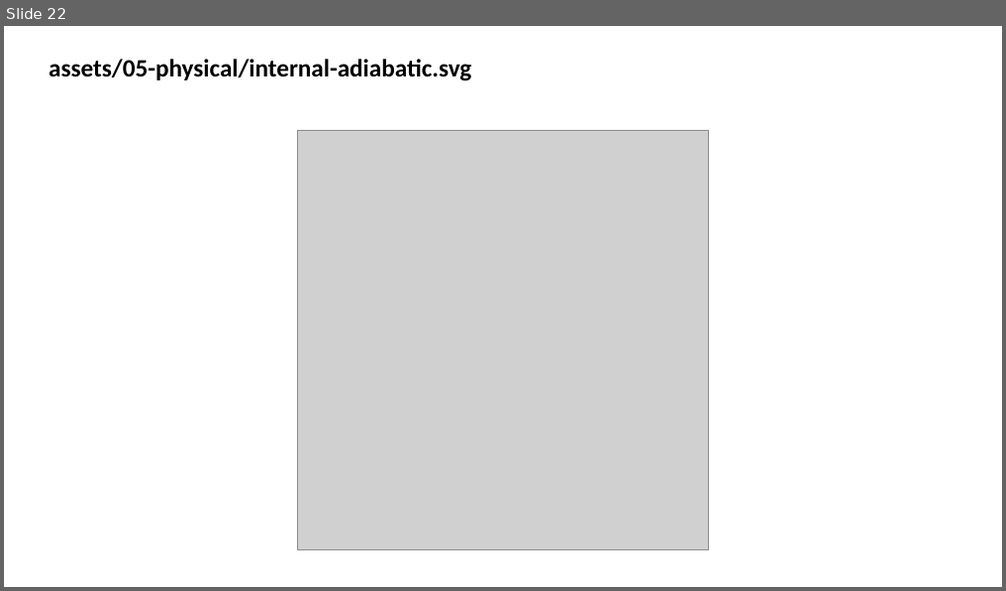
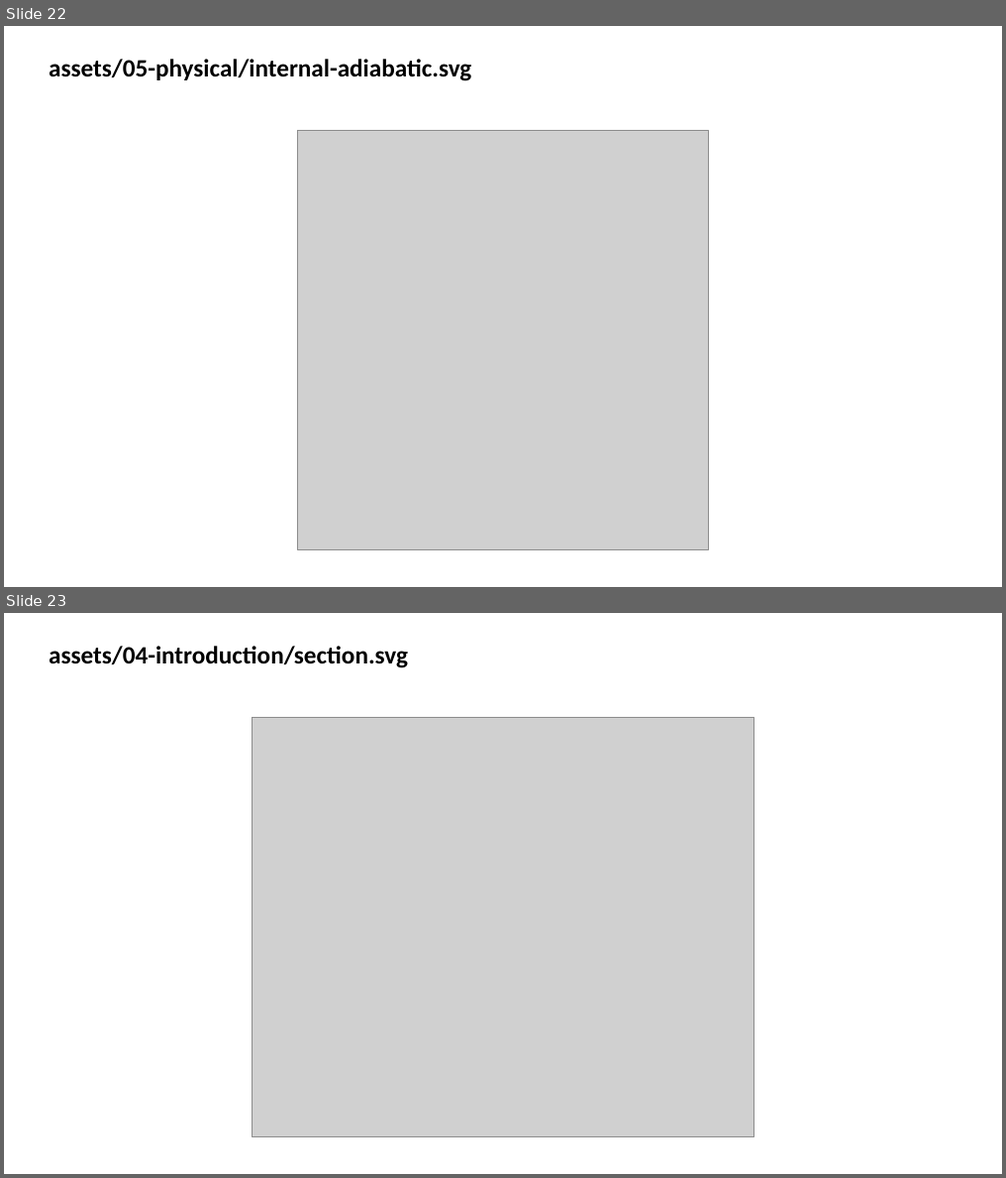
Before and after one commit to wdumontaud/slides_PUCPR, a slide deck: assets/illustrations.pptx. Shown one above the other, each under a label of ours: slide 22 before the commit, slides 22 and 23 after it. The pictures are 1006x591 and 1006x1178 pixels, drawn with LibreOffice and Linux fonts; fonts in the diff are those of the drawing; grey boxes stand for pictures. Boxes give left, top, right and bottom in pixels: in the first picture for what was removed or moved away, otherwise in the second. Text is boxed around its words. In the diff, an @@ line names an element or a change of style, - is before the commit and + after.

```diff
--- a/assets/illustrations.pptx
+++ b/assets/illustrations.pptx
@@ slide 23 added at box(4, 613, 1002, 1174), background #FFFFFF @@
@@ text added at box(49, 646, 408, 668), 24 pt, text #000000, bold @@
+assets/04-introduction/section.svg
@@ picture added at box(252, 718, 754, 1137) @@
```
Also in this commit, not shown: 8 other files.
